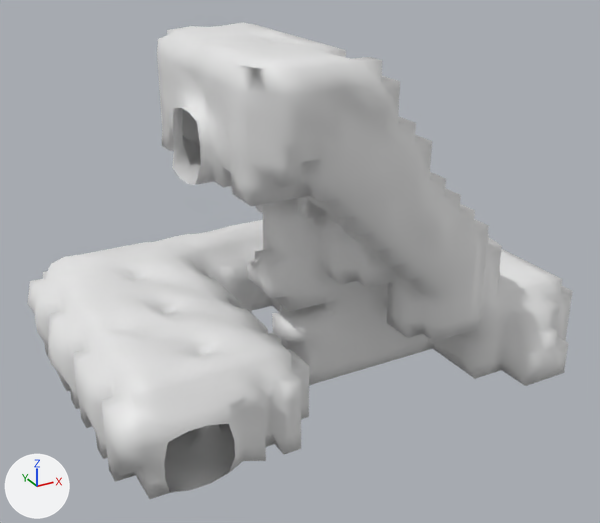
The FBX model Assets/Resources/Instances/Meshes/NewGameGH/3rd Instance LightMap.FBX, before and after one commit.
The view is the same before and after, from a 50 mm lens placed at (-36.8, -50.4, 35.5), pointed at (-15.7, -12.0, 16.3). Lighting does not change. The marker at lower left points along +X, +Y and +Z.

The first picture shows 'ThirdIntance'.
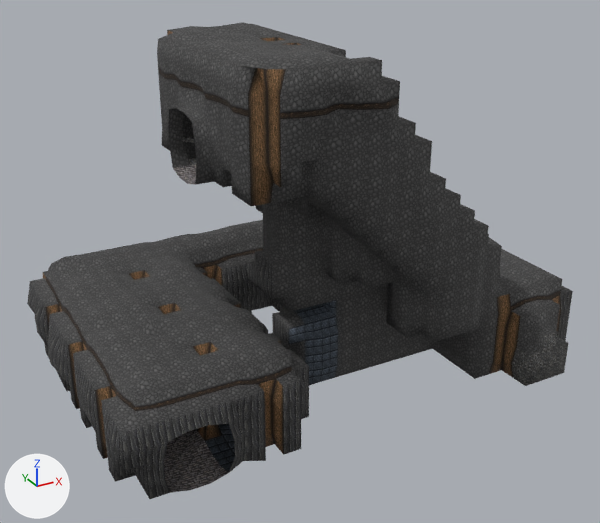
The newer file is also rescaled (x0.01) as a whole; pictures and numbers use the older file's frame.

Where the change shows, as pixel boxes [x1, y1, x2, y2] in the pictures (600 x 523 px; the box of a moved part takes in the faces that stretch with it):
part 1 of me_mesh, moved or reshaped
    before: [172, 107, 214, 185]
    after: [168, 107, 214, 185]
part 2 of me_mesh, recoloured (grey to black)
    both: [27, 22, 573, 499]

What the commit changed:
Picture 'GHAtlasOld.png' (img_ghatlasold_png) is new.
Material 'GHAtlasMat_Old' (mat_ghatlasmat_old) is new.
Its texture is img_ghatlasold_png.
Its roughness is 0.896.
me_mesh is used by ob_thirdintance; location (0.0, 0.0, 0.0).
Before the commit, vertices of me_mesh: 706 (-22.8, -11.8, 24.0) at pixel (174, 147), 708 (-22.8, -11.8, 25.0) at pixel (172, 127), 716 (-22.8, -12.0, 26.0) at pixel (173, 108), 721 (-22.8, -13.0, 26.2) at pixel (180, 107), 723 (-22.8, -15.0, 26.0) at pixel (196, 121).
Before the commit, vertices of me_mesh: 724 (-22.8, -14.0, 26.2) at pixel (188, 112), 730 (-22.8, -15.2, 25.0) at pixel (199, 144), 2744 (-22.8, -15.2, 24.0) at pixel (200, 165).
me_mesh had 2794 vertices, 5592 faces and spanned x -29.7..-0.4, y -21.2..-0.3, z 9.8..29.4.
me_mesh now has 2794 vertices, 5592 faces and spans x -29.7..-0.4, y -21.3..-0.3, z 9.7..29.4.
Part 1, on me_mesh:
Vertices 706, 708, 716, 721, 723, 724, 730, 2744 of me_mesh move by (-0.2, 0.0, 0.0).
me_mesh part 2: 5592 faces spanning x -29.7..-0.4, y -21.3..-0.3, z 9.7..29.4 switch from no material to mat_ghatlasmat_old (picture img_ghatlasold_png).
me_mesh part 3: the surface is now shaded smooth.
